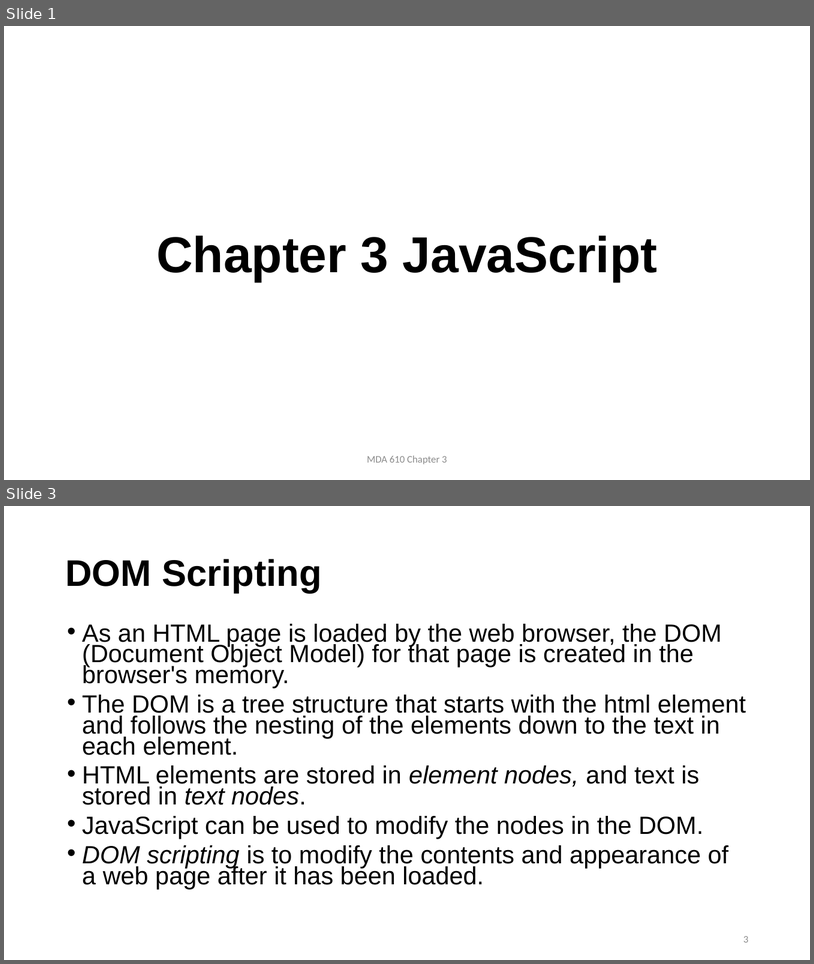
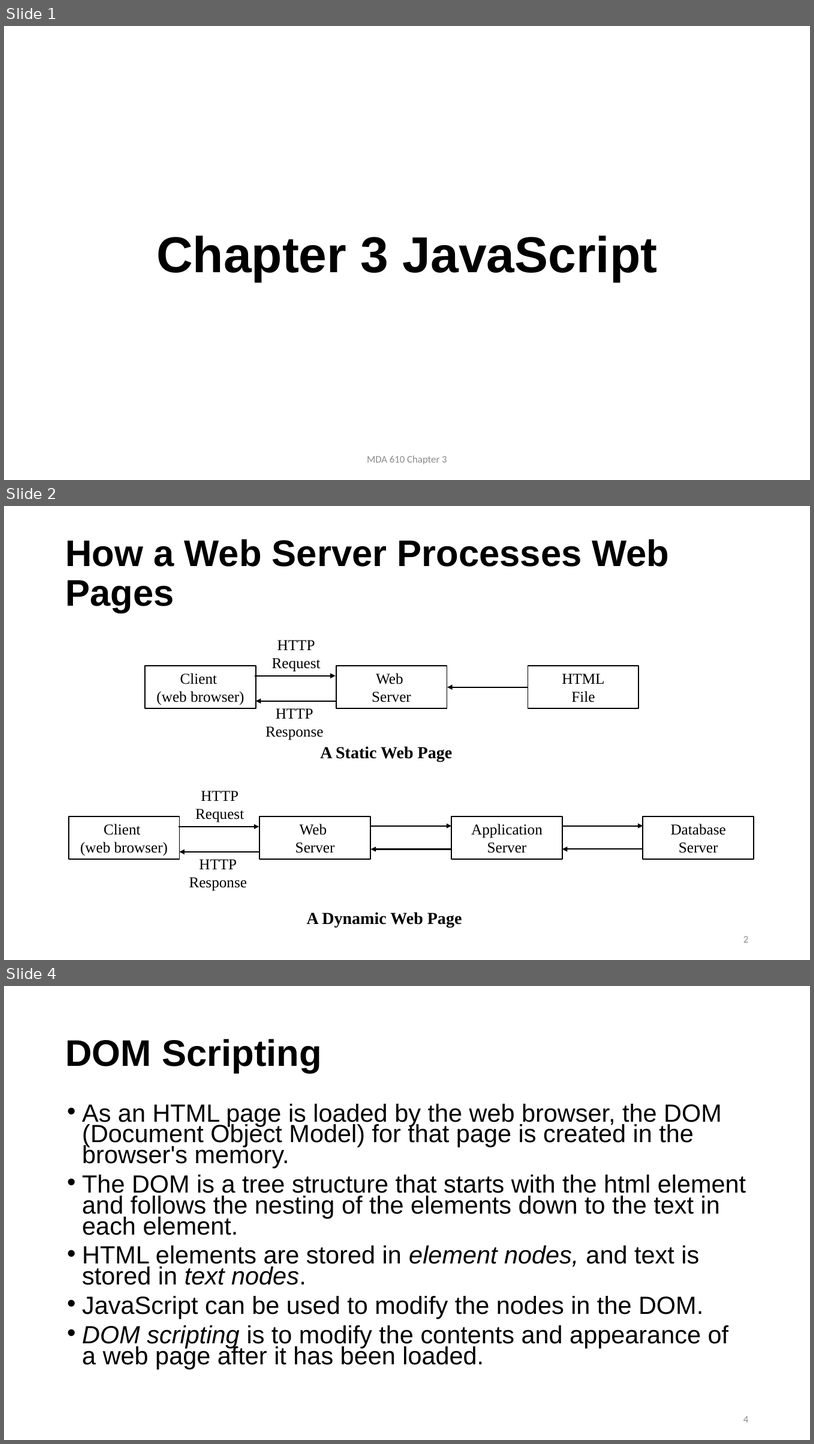
Before and after one commit to postmda/S2019-MDA610, a slide deck: Chapter 3/chapter3.pptx. Shown one above the other, each under a label of ours: slides 1 and 3 before the commit, slides 1, 2 and 4 after it; the slides between them are not shown. The pictures are 814x964 and 814x1444 pixels, drawn with LibreOffice and Linux fonts; fonts in the diff are those of the drawing; background and template pictures are left out. Boxes give left, top, right and bottom in pixels: in the first picture for what was removed or moved away, otherwise in the second. Text is boxed around its words. In the diff, an @@ line names an element or a change of style, - is before the commit and + after.

```diff
--- a/Chapter 3/chapter3.pptx
+++ b/Chapter 3/chapter3.pptx
@@ slide 2 added at (4, 506, 810, 960), background picture (left out) @@
@@ title added at (65, 539, 670, 613), 44 pt, text #000000, bold @@
+How a Web Server Processes Web Pages
@@ group added at (145, 640, 639, 740): 3 rectangles, 3 arrows, 2 texts @@
+Client
+(web browser)
+Web
+Server
+HTTP
+Request
+HTTP
+Response
+HTML
+File
@@ text added at (320, 746, 453, 762), 20 pt, text #000000, bold @@
+A Static Web Page
@@ group added at (69, 790, 754, 891): 6 arrows, 4 rectangles, 2 texts @@
+Client
+(web browser)
+Web
+Server
+HTTP
+Request
+HTTP
+Response
+Application Server
+Database
+Server
@@ text added at (307, 912, 462, 927), 20 pt, text #000000, bold @@
+A Dynamic Web Page
@@ page number added at (744, 936, 749, 942), 12 pt, text #8C8C8C @@
+2
@@ what was slide 3 is now slide 4 @@
@@ page number at (744, 1416, 749, 1422): text changed @@
-3
+4
```
Also in this commit, not shown: 3 slides changed, 5 other files.
